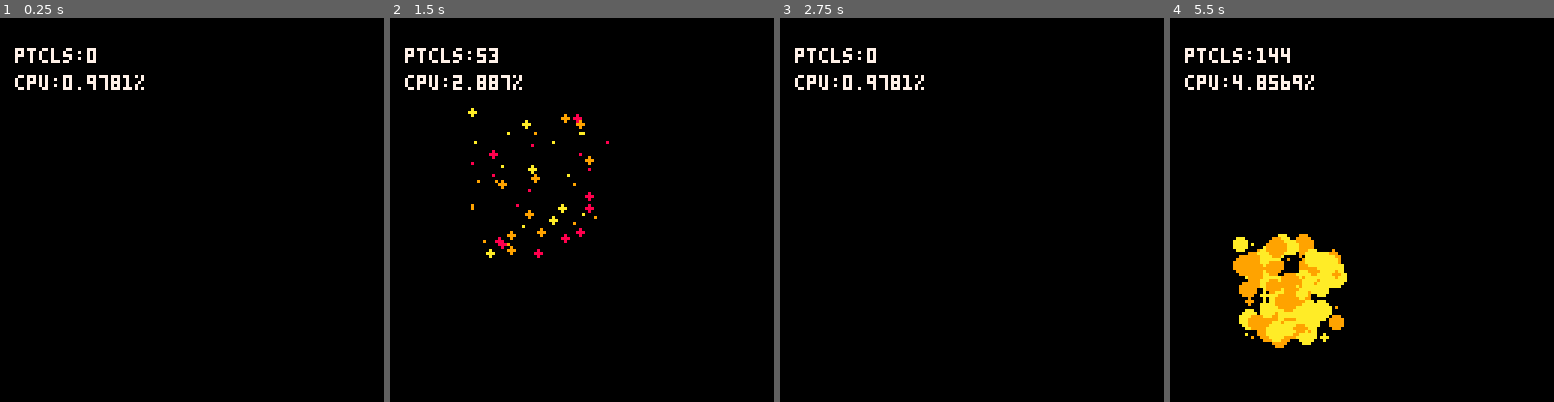
Above: before the commit, frames 1-4 (left to right).
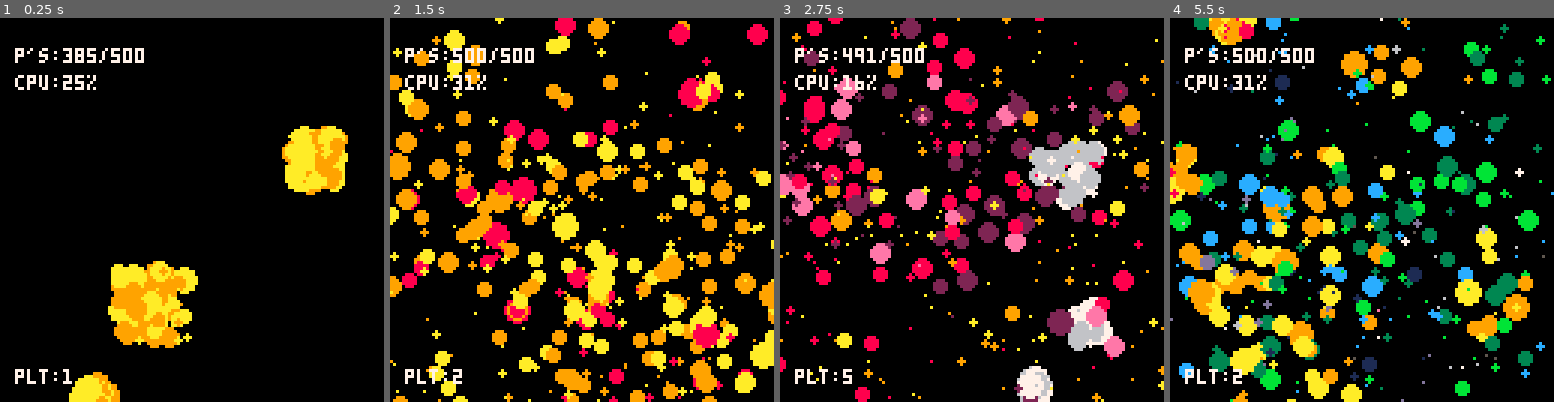
Above: after the commit, the same moments.

Repository: WIIASD/pico-8_particle-simulation
Game: PICO-8 cartridge particle.p8
Same seed, same stepped clock (60 frames per second), same inputs: the game is played once before the commit and once after it.
Inputs:
- Up to frame 1 (0.25 s): no input
- Up to frame 2 (1.5 s): tap X (X key) at 0.33, 1.07 s; tap O (Z key) at 0.7 s
- Up to frame 3 (2.75 s): tap O (Z key) at 1.7, 2.1, 2.5 s; tap X (X key) at 1.85 s
- Up to frame 4 (5.5 s): tap O (Z key) every 0.4 s from 2.9 to 5.3 s; tap X (X key) at 2.97, 4.08, 5.2 s

The runs differ from the first frame. In frame 1, 8.4% of the frame differs, in the area x 3-91%, y 7-100%; in frame 2, 27%; in frame 3, 22%; in frame 4, 27%, in the area x 0-100%, y 0-100%.

Commit message:
Implemented particle pools, auto explosion, and palette texts

Diff:
--- a/particle.p8
+++ b/particle.p8
@@ -1,21 +1,28 @@
 pico-8 cartridge // http://www.pico-8.com
 version 33
 __lua__
+--particle explosion
+--by wiiasd
+
 poke(0x5f5d,255)
 
-p_rnd=true ---random position
+p_rnd=true --random position
+p_auto=true --auto explosion
+p_auto_freq=30 --frequency of auto explosion, up to 30/s
 p_x=64
 p_y=64
-p_num=300 --# of each explosion
-p_r=8	--radius
+p_num=100 --# of p each explosion
+p_max_num=500 --# of p allow in the pool before resuing
+p_r=5	--radius
 p_vx=2
 p_vy=2
-p_life=0.5	--life time
-plt_num=1	--palete using (1-5)
-
---palette of explosion
---randomly pick an color
---from every subtables
+p_life=3	--life time
+p_style=0  -- 0=>fill 1=>wire
+plt_num=1	--palete using (1-#plt)
+
+--palette of explosion.
+--randomly pick a color
+--from the selected subtables
 plt={{9,10},
 					{8,9,10},
 					{2,8},
@@ -28,10 +35,22 @@
 					{3,11,12}}
 
 function _init()
+		sparks_add(p_max_num)
 end
 
 function _update()
 	sparks_update()
+	if p_auto then auto() end
+	control()
+end
+
+function _draw()
+	cls()
+	sparks_draw()
+	show_stat()
+end
+
+function control()
 	if btnp(5) then
 		x=p_x
 		y=p_y
@@ -51,33 +70,66 @@
 	end
 end
 
-function _draw()
-	cls()
-	sparks_draw()
-	print("ptcls:"..
-							#sparks,5,10,7)
+function show_stat()
 	cpu=stat(1)
 	clr=7
 	if cpu>0.333 then clr=9 end
 	if cpu>0.666 then clr=8	end
-	print("cpu:"..(cpu*100).."%",
+
+	active_p=0
+	for s in all(sparks) do
+		if s.active then
+			active_p+=1
+		end
+	end
+
+	print("p's:"..active_p
+							.."/"..#sparks,5,10,7)
+	print("cpu:"..(flr(cpu*100)).."%",
 							5,19,clr)
+	print("plt:"..plt_num,5,117,7)
+end
+
+tps_c=0 --counter for wait frame
+
+function auto()
+	w_frame=30/p_auto_freq
+	x=p_x
+	y=p_y
+	if p_rnd then
+		x=rnd(127)
+		y=rnd(127)
+	end
+	tps_c+=1
+	if tps_c > w_frame then
+		tps_c=0
+		explode(x,y,p_vx,p_vy,
+										p_r,p_life,
+										p_num,plt_num)
+	end
 end
 -->8
 sparks={}
 
 
-function sparks_add()
-	add(sparks,{
+function sparks_add(num)
+
+	if #sparks+num > p_max_num then
+		num=p_max_num-#sparks
+	end
+	for i=1,num do
+			add(sparks,{
 					x=0,
 					y=0,
 					vx=0,
 					vy=0,
 					r=0,
 					clr=9,
-					shrink=0.1,
+					life=0,
+					shrink=0,
 					active=false,
 					})
+		end
 end
 
 function sparks_update()
@@ -86,8 +138,14 @@
 			s.x += s.vx
 			s.y += s.vy
 			s.r -= s.shrink
-			if s.r <= 0 then
-				del(sparks,s)
+
+			if s.r <= 0.001 or
+						s.x < 0-s.r or
+						s.x > 128+s.r or
+						s.y < 0-s.r or
+						s.y > 128+s.r then
+				--del(sparks,s)
+				s.active=false
 			end
 		end
 	end
@@ -95,32 +153,69 @@
 
 function sparks_draw()
 	for s in all(sparks) do
-		circfill(s.x,s.y,s.r,s.clr)
-	end
+		if s.active then
+			if p_style==0 then
+				circfill(s.x,s.y,s.r,s.clr)
+			elseif p_style==1 then
+				circ(s.x,s.y,s.r,s.clr)
+			end
+		end
+	end
+end
+
+--try best to return num of
+--unactive sparks from the table
+function reusable(num)
+	index={}
+
+	for s_i=1,#sparks do
+		s=sparks[s_i]
+		if not s.active then
+			add(index,s_i)
+		end
+		if #index==num then
+			break
+		end
+	end
+
+	if #index<num then
+		for s_i=1,#sparks do
+			s=sparks[s_i]
+			if s.active then
+				add(index,s_i)
+			end
+			if #index==num then
+				break
+			end
+		end
+	end
+
+	return index
 end
 -->8
 function explode(x,y,
 																	vx,vy,
 																	r,life,
 																	num,plt_num)
+
 	clr=plt[plt_num]
-	for i=1,num do
-		sparks_add()
-	end
-	for i=#sparks,1,-1 do
-		if not sparks[i].active then
-			sparks[i].active = true
-			sparks[i].x = x
-			sparks[i].y = y
-			sparks[i].clr = rnd(clr)
-			sparks[i].r = r * rnd(1)
-			sparks[i].shrink = r/(life *
-																								stat(7))
-			sparks[i].vx = vx * (rnd(2)-1)
-			sparks[i].vy = vy * (rnd(2)-1)
-		end
-	end
-end
+
+	p_index=reusable(num)
+
+	for i=1,#p_index do
+		s=sparks[p_index[i]]
+		s.active = true
+		s.x = x
+		s.y = y
+		s.clr = rnd(clr)
+		s.r = r * rnd(1)
+		s.life = life
+		s.shrink = s.r / (life * stat(7))
+		s.vx = vx * (rnd(2)-1)
+		s.vy = vy * (rnd(2)-1)
+	end
+end
+
 
 __gfx__
 00000000000000000000000000000000000000000000000000000000000000000000000000000000000000000000000000000000000000000000000000000000
Not shown, changed: the thumbnail (__label__) section of particle.p8
Not shown, changed: particle.p8.png
